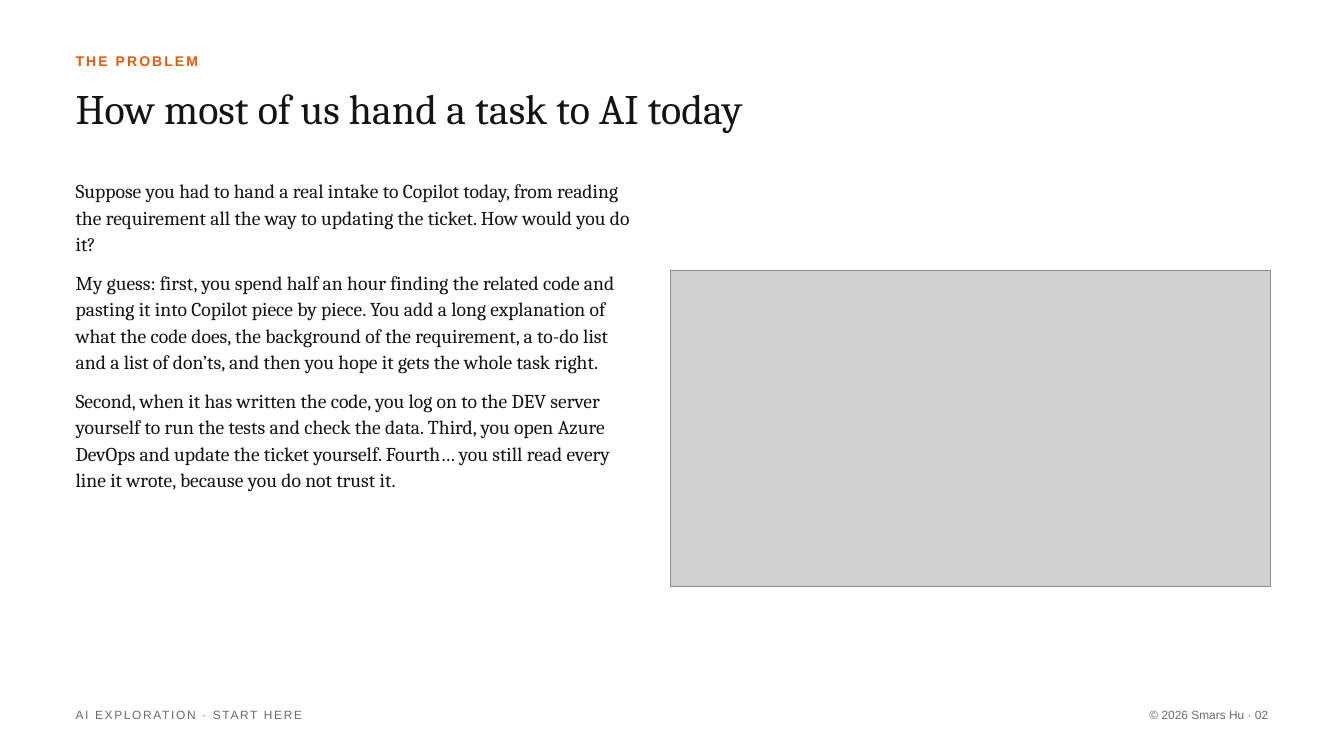
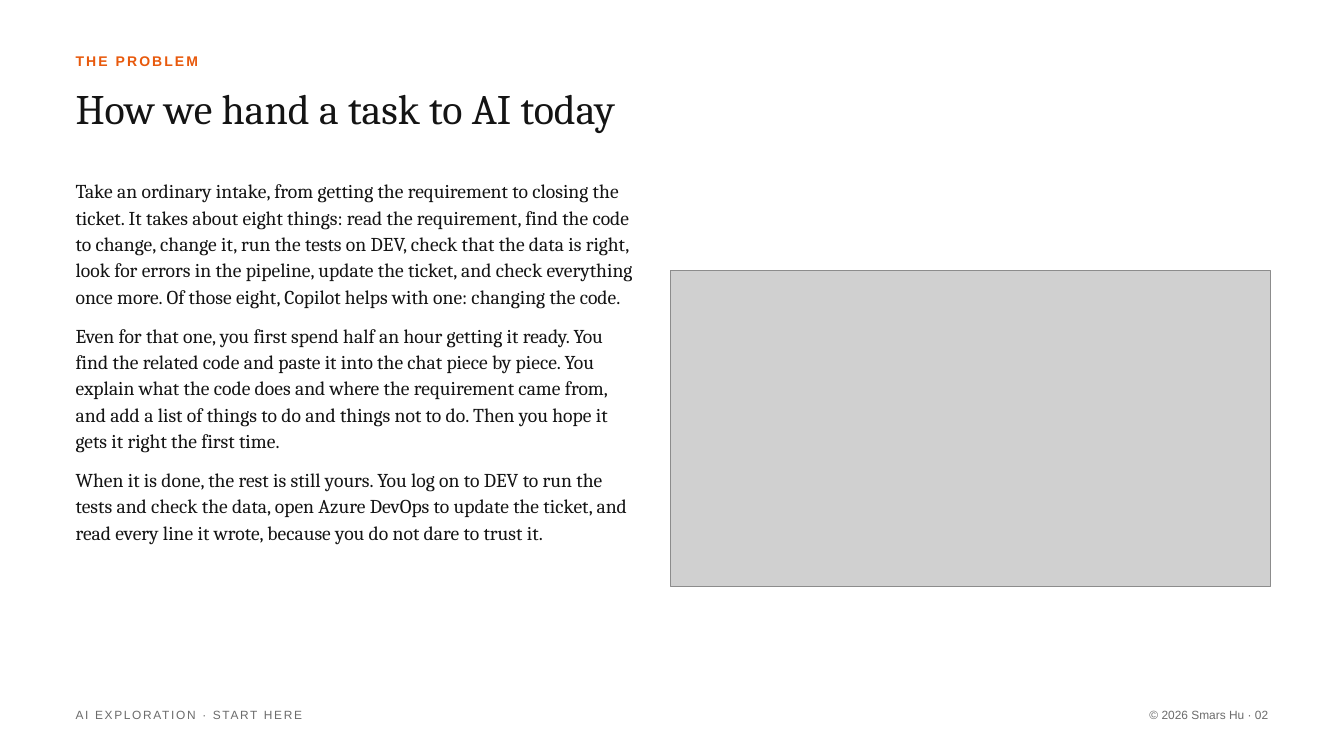
Before and after one commit to Smars-Bin-Hu/ai-exploration, a slide deck: slide 2 of Start Here/Start Here.pptx. Drawn at 1344x756 pixels with LibreOffice and Linux fonts; fonts in the diff are those of the drawing; grey boxes stand for pictures. Boxes give left, top, right and bottom in pixels: in the first picture for what was removed or moved away, otherwise in the second. Text is boxed around its words. In the diff, an @@ line names an element or a change of style, - is before the commit and + after.

```diff
--- a/Start Here/Start Here.pptx
+++ b/Start Here/Start Here.pptx
@@ text at bbox=[76, 95, 615, 133]: text changed @@
-How most of us hand a task to AI today
+How we hand a task to AI today
@@ text at bbox=[76, 184, 633, 545]: text changed @@
-Suppose you had to hand a real intake to Copilot today, from reading the requirement all the way to updating the ticket. How would you do it?
-My guess: first, you spend half an hour finding the related code and pasting it into Copilot piece by piece. You add a long explanation of what the code does, the background of the requirement, a to-do list and a list of don’ts, and then you hope it gets the whole task right.
-Second, when it has written the code, you log on to the DEV server yourself to run the tests and check the data. Third, you open Azure DevOps and update the ticket yourself. Fourth… you still read every line it wrote, because you do not trust it.
+Take an ordinary intake, from getting the requirement to closing the ticket. It takes about eight things: read the requirement, find the code to change, change it, run the tests on DEV, check that the data is right, look for errors in the pipeline, update the ticket, and check everything once more. Of those eight, Copilot helps with one: changing the code.
+Even for that one, you first spend half an hour getting it ready. You find the related code and paste it into the chat piece by piece. You explain what the code does and where the requirement came from, and add a list of things to do and things not to do. Then you hope it gets it right the first time.
+When it is done, the rest is still yours. You log on to DEV to run the tests and check the data, open Azure DevOps to update the ticket, and read every line it wrote, because you do not dare to trust it.
```
Also in this commit, not shown: 17 other slides changed, 2 slides added, 18 other files.
